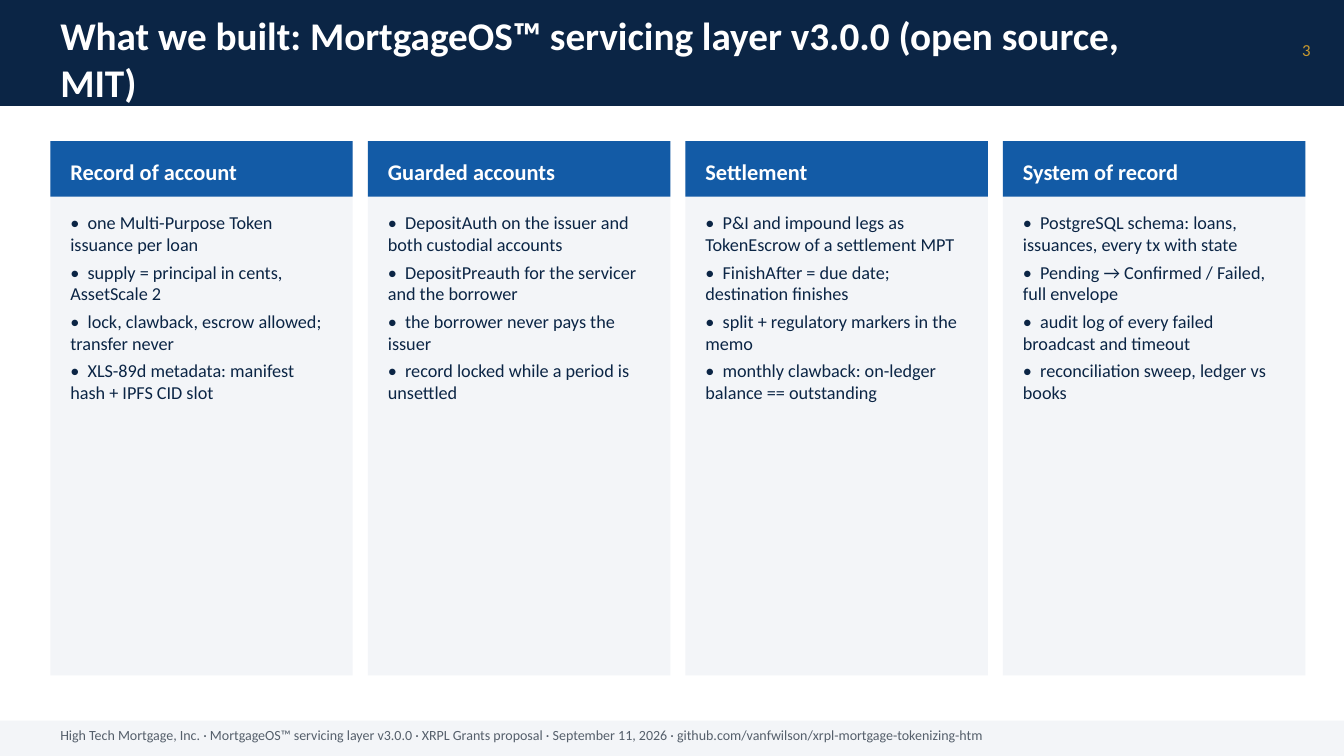
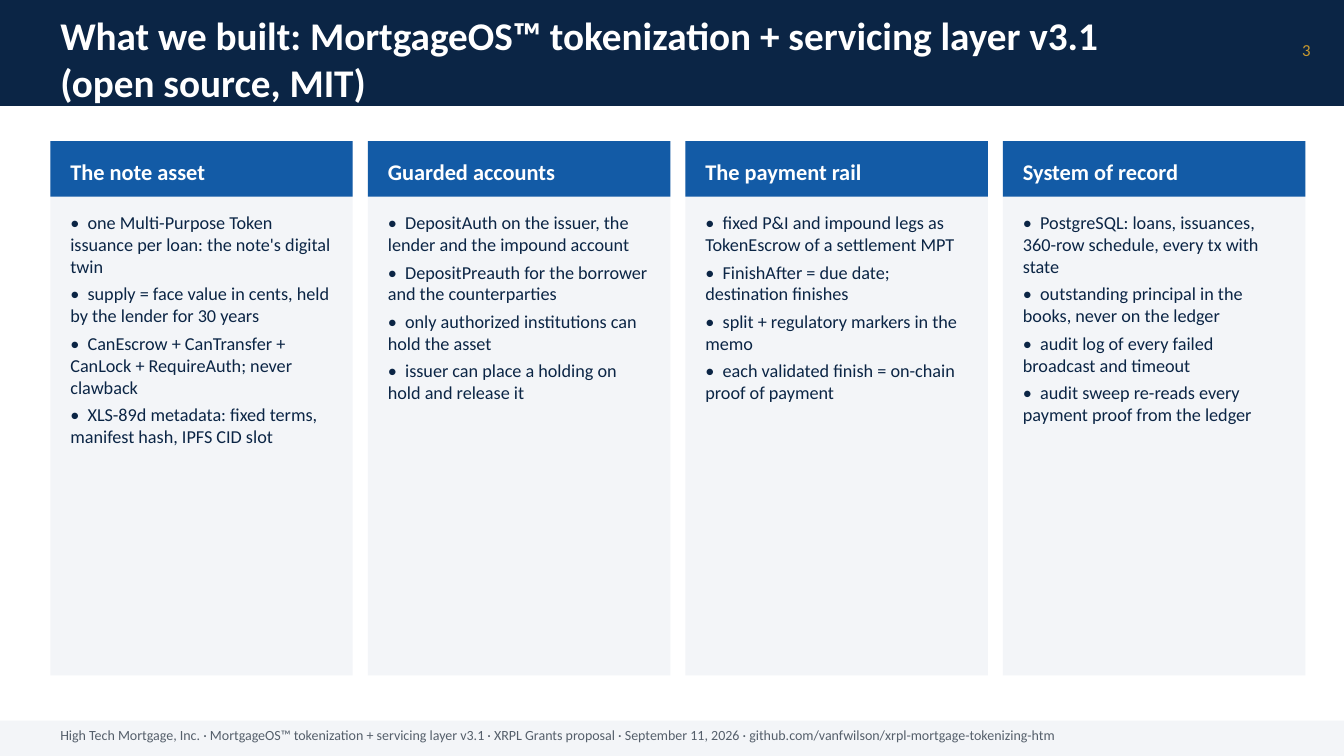
Before and after one commit to vanfwilson/xrpl-mortgage-tokenizing-htm, a slide deck: slide 3 of docs/grant-deck-2026-09-11.pptx. Drawn at 1344x756 pixels with LibreOffice and Linux fonts; fonts in the diff are those of the drawing. Boxes give left, top, right and bottom in pixels: in the first picture for what was removed or moved away, otherwise in the second. Text is boxed around its words. In the diff, an @@ line names an element or a change of style, - is before the commit and + after.

```diff
--- a/docs/grant-deck-2026-09-11.pptx
+++ b/docs/grant-deck-2026-09-11.pptx
@@ text at [60,22,1098,107]: text changed @@
-What we built: MortgageOS™ servicing layer v3.0.0 (open source, MIT)
+What we built: MortgageOS™ tokenization + servicing layer v3.1 (open source, MIT)
@@ text at [70,164,205,180]: text changed @@
-Record of account
+The note asset
@@ text at [705,164,861,184]: text changed @@
-Settlement
+The payment rail
@@ text at [70,216,330,445]: text changed @@
-• one Multi-Purpose Token issuance per loan
-• supply = principal in cents, AssetScale 2
-• lock, clawback, escrow allowed; transfer never
-• XLS-89d metadata: manifest hash + IPFS CID slot
+• one Multi-Purpose Token issuance per loan: the note's digital twin
+• supply = face value in cents, held by the lender for 30 years
+• CanEscrow + CanTransfer + CanLock + RequireAuth; never clawback
+• XLS-89d metadata: fixed terms, manifest hash, IPFS CID slot
@@ text at [388,216,647,399]: text changed @@
-• DepositAuth on the issuer and both custodial accounts
-• DepositPreauth for the servicer and the borrower
-• the borrower never pays the issuer
-• record locked while a period is unsettled
+• DepositAuth on the issuer, the lender and the impound account
+• DepositPreauth for the borrower and the counterparties
+• only authorized institutions can hold the asset
+• issuer can place a holding on hold and release it
@@ text at [705,216,955,251]: text changed @@
-• P&I and impound legs as TokenEscrow of a settlement MPT
+• fixed P&I and impound legs as TokenEscrow of a settlement MPT
@@ text at [1023,216,1259,325]: text changed @@
-• PostgreSQL schema: loans, issuances, every tx with state
-• Pending → Confirmed / Failed, full envelope
+• PostgreSQL: loans, issuances, 360-row schedule, every tx with state
+• outstanding principal in the books, never on the ledger
@@ text at [705,364,955,402]: text changed @@
-• monthly clawback: on-ledger balance == outstanding
+• each validated finish = on-chain proof of payment
@@ text at [1023,386,1252,424]: text changed @@
-• reconciliation sweep, ledger vs books
+• audit sweep re-reads every payment proof from the ledger
@@ text at [60,730,1054,743]: text changed @@
-High Tech Mortgage, Inc. · MortgageOS™ servicing layer v3.0.0 · XRPL Grants proposal · September 11, 2026 · github.com/vanfwilson/xrpl-mortgage-tokenizing-htm
+High Tech Mortgage, Inc. · MortgageOS™ tokenization + servicing layer v3.1 · XRPL Grants proposal · September 11, 2026 · github.com/vanfwilson/xrpl-mortgage-tokenizing-htm
```
Also in this commit, not shown: 14 other slides changed, 18 other files.
